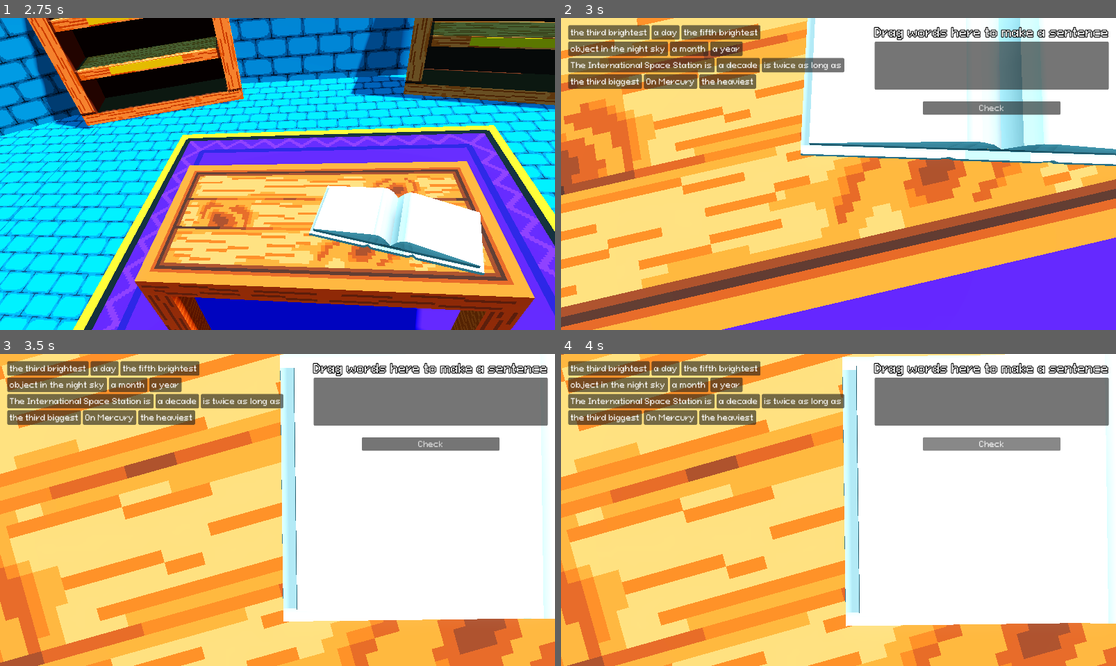
Above: before the commit, frames 1-4 (two rows, left to right).
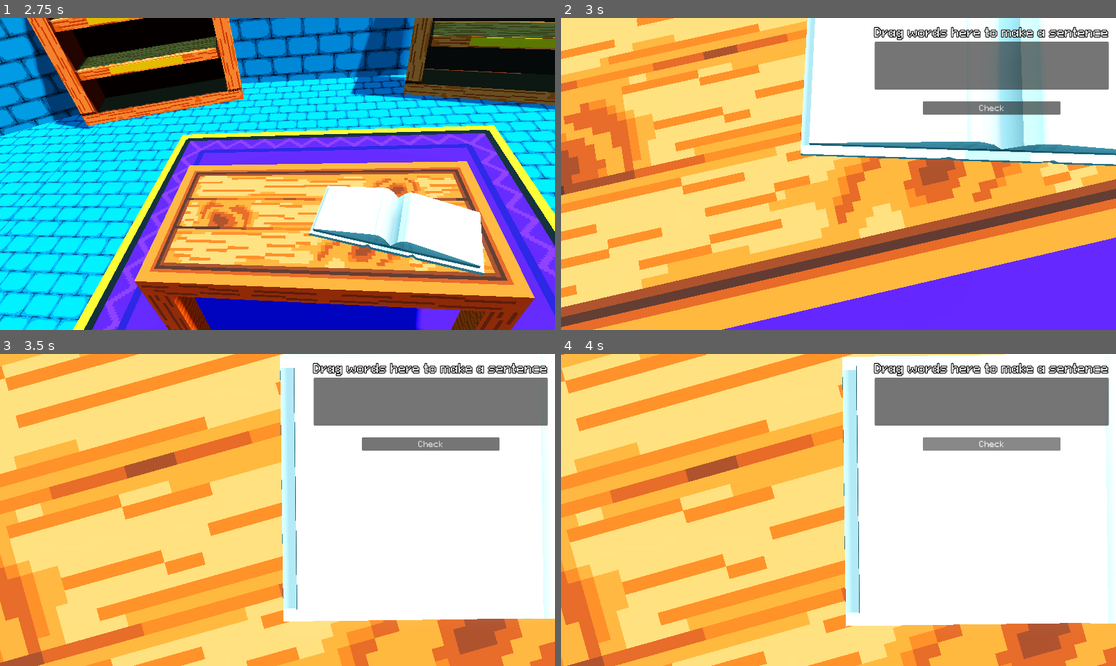
Above: after the commit, the same moments.

Repository: AJaxx86/make-anything-jam-26
Game: Godot game, scene res://world.tscn
Same seed, same stepped clock (60 frames per second), same inputs: the game is played once before the commit and once after it. Sound files missing from this copy of the repository are replaced by a short silence.
Inputs (mouse positions are in pixels of both pictures, inside the frame that each line leads up to):
- Up to frame 1 (2.75 s): tap Enter at 0.5, 2.1 s; move the mouse to (249, 236) at 0.52 s; press the mouse at (249, 236) at 0.53 s; release the mouse at (249, 236) at 1.25 s; drag from (444, 220) to (249, 236) at 1.27 s; move the mouse to (111, 127) at 2.02 s; click (111, 127) at 2.17 s
- Up to frame 2 (3 s): drag from (866, 174) to (672, 127) at 2.77 s
- Up to frame 3 (3.5 s): no input
- Up to frame 4 (4 s): click "Check" at 3.5 s

Frame 1 is identical in both runs. In frame 2, 7.0% of the frame differs, in the area x 1-52%, y 2-23%; in frame 3, 7.0%; in frame 4, 7.0%.
Error after the commit: Parse Error: Function "randint()" not found in base self. (res://globals/global.gd:38)

Commit message:
Update global.gd

Diff:
--- a/globals/global.gd
+++ b/globals/global.gd
@@ -25,7 +25,7 @@
 	play_music(2.0)
 
 
-func play_music(delay: float = 0.0) -> void:
+func play_music(delay: float = 0.0, random_track: bool = false) -> void:
 	if music_player == null:
 		var new_player: MusicPlayer = MusicPlayer.new()
 		music_player = new_player
@@ -35,7 +35,7 @@
 	if delay > 0.0:
 		await get_tree().create_timer(delay).timeout
 
-	music_player.stream = _music_tracks[0]
+	music_player.stream = _music_tracks[0 if not random_track else randint(0, _music_tracks.size() - 1)]
 	music_player.start_playing(15.0, 15.0)
 	print_debug("Playing music track: " + _music_tracks[0].get_path())
 
